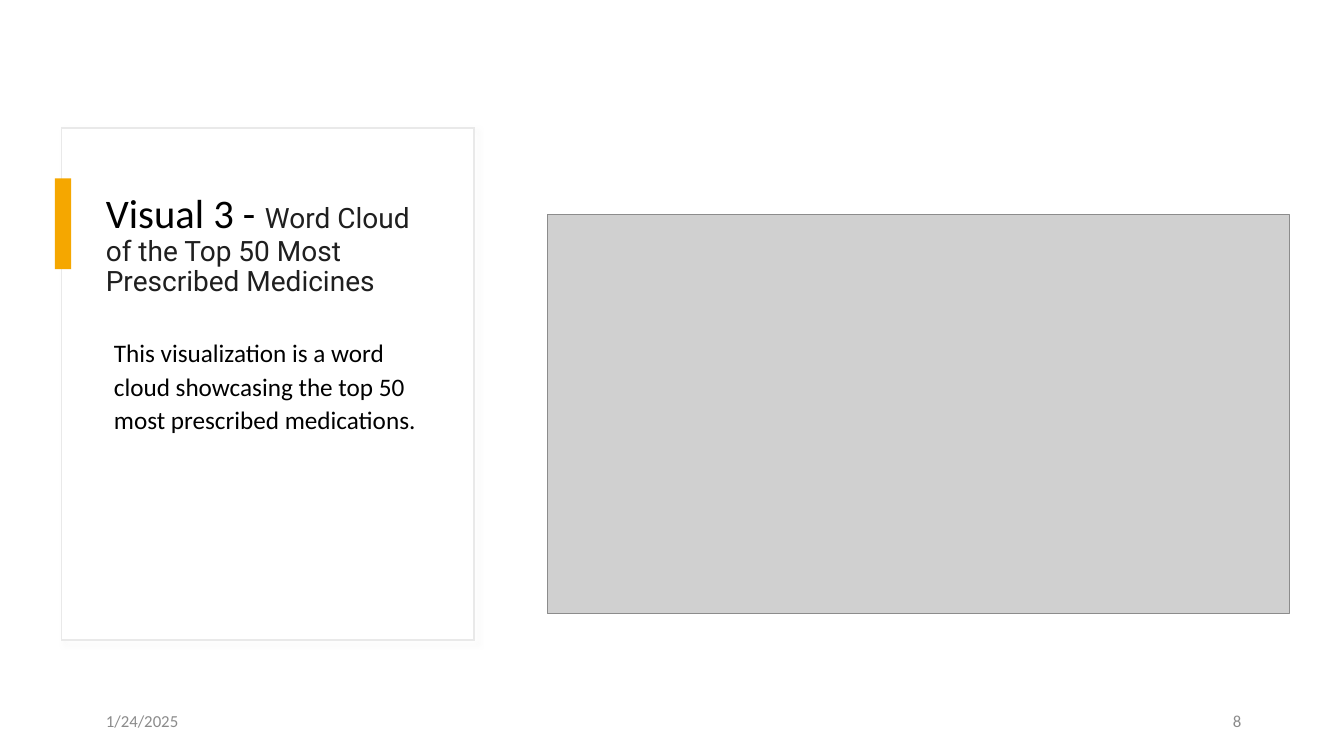
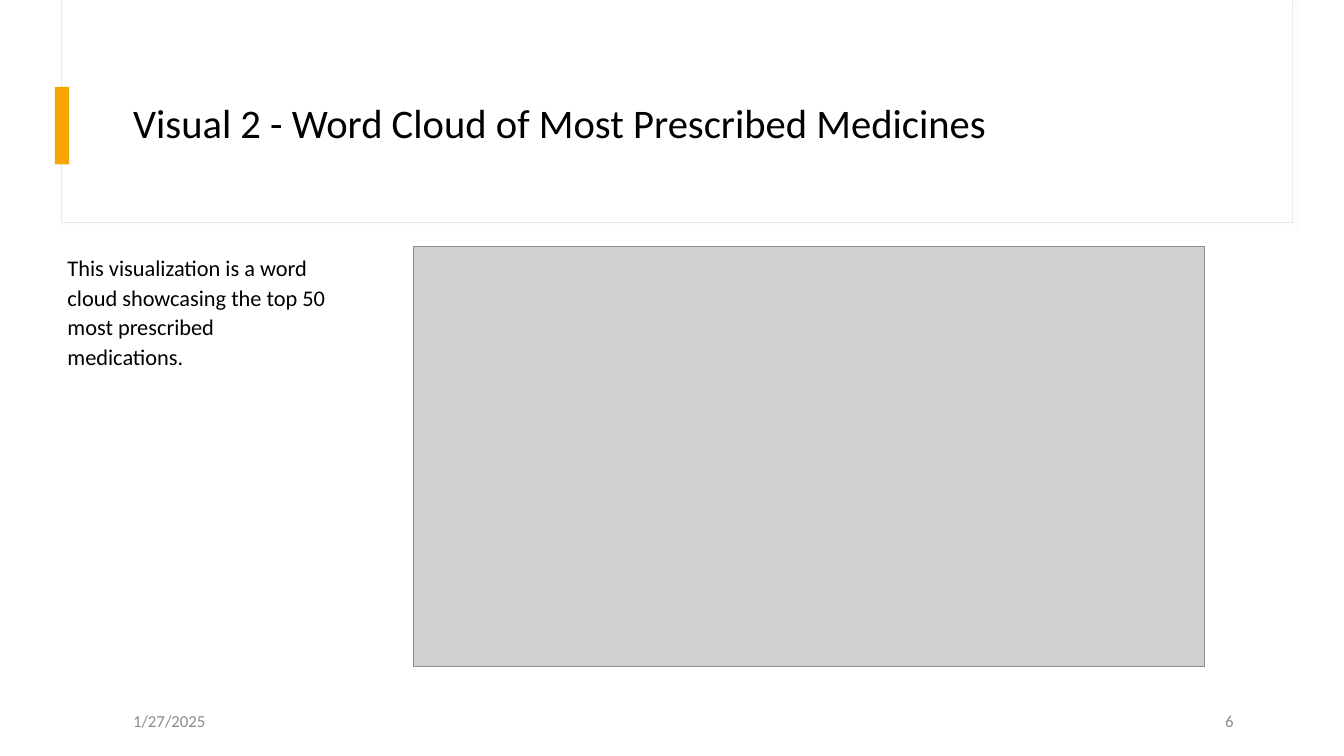
Before and after one commit to AnkitaSavaliya/AIH, a slide deck: slide 6 of MIMIC Visualization.pptx (slide 8 before the commit). Drawn at 1344x756 pixels with LibreOffice and Linux fonts; fonts in the diff are those of the drawing; grey boxes stand for pictures. Boxes give left, top, right and bottom in pixels: in the first picture for what was removed or moved away, otherwise in the second. Text is boxed around its words. In the diff, an @@ line names an element or a change of style, - is before the commit and + after.

```diff
--- a/MIMIC Visualization.pptx
+++ b/MIMIC Visualization.pptx
@@ rectangle added at [62, 0, 1293, 223], fill #FFFFFF, outline #E9E9E9 0.75 pt @@
@@ rectangle added at [63, 0, 1293, 222], fill #FFFFFF @@
@@ rectangle: place and size @@
-rectangle at [55, 178, 72, 269]
+rectangle at [55, 87, 70, 164]
@@ title "Visual 2 - Word Cloud ..." at [133, 109, 985, 139]: vertical alignment top to middle @@
@@ title at [133, 109, 985, 139]: text changed; size 20 to 29 pt; font Roboto to Calibri; text colour #1F1F1F to #000000 @@
-Visual 3 - Word Cloud of the Top 50 Most Prescribed Medicines
+Visual 2 - Word Cloud of Most Prescribed Medicines
@@ rectangle removed at [62, 128, 474, 640] @@
@@ text "This visualization is a word ...": place and size @@
-text "This visualization is a word ..." at [114, 344, 416, 433]
+text "This visualization is a word ..." at [67, 260, 325, 365]
@@ text "This visualization is a word ..." at [67, 260, 325, 365]: size 18 to 16 pt @@
@@ picture: place and size @@
-picture at [547, 215, 1290, 614]
+picture at [413, 247, 1205, 667]
@@ text at [133, 715, 205, 728]: text changed @@
-1/24/2025
+1/27/2025
@@ page number at [1225, 716, 1233, 727]: text changed @@
-8
+6
```
Also in this commit, not shown: 10 other slides changed, 1 slide added, 3 slides removed, 1 other file.
